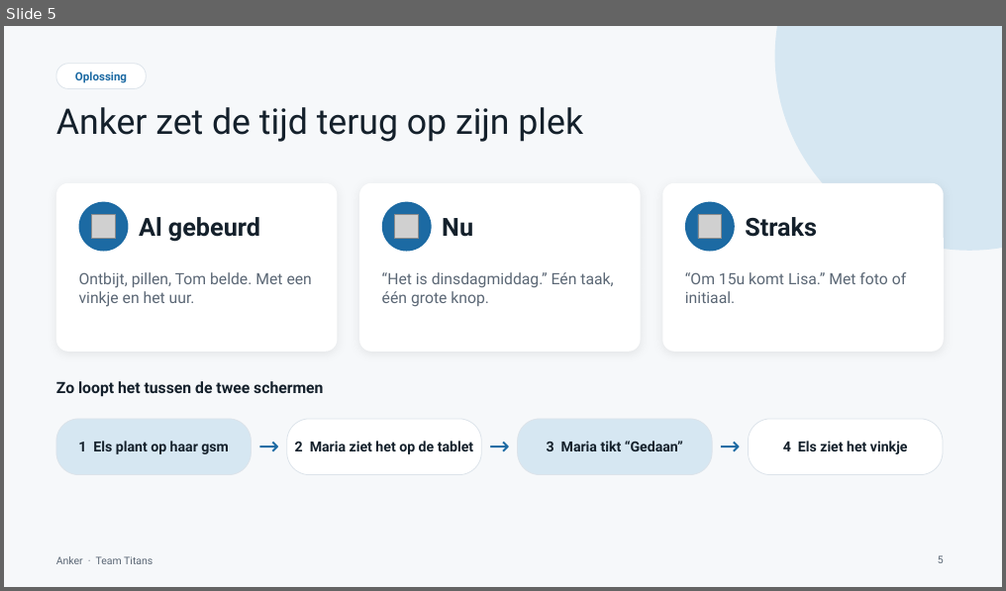
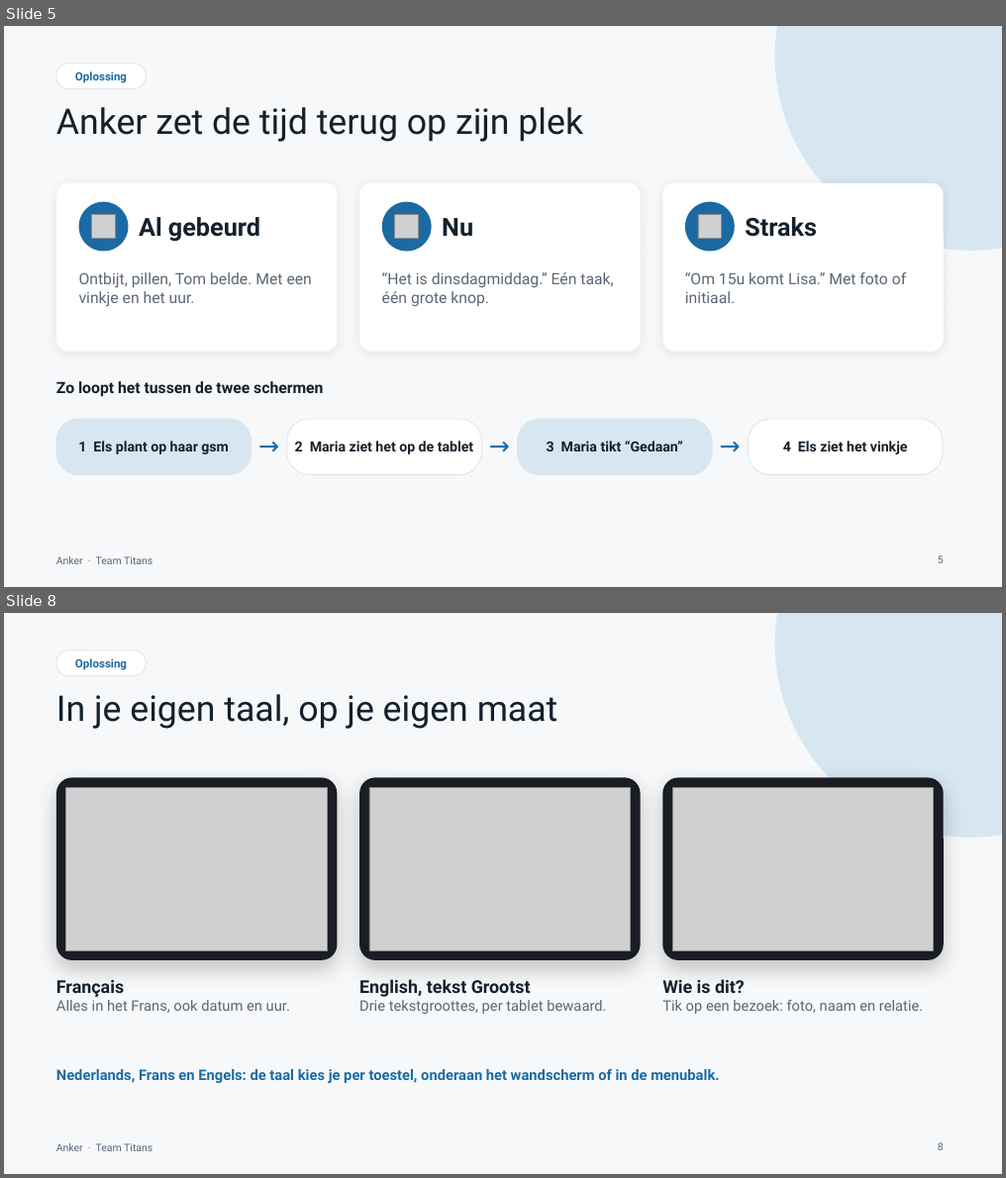
Before and after one commit to sergiuNE/Titans---Hack_The_Future, a slide deck: Documentation/Anker-pitch.pptx. Shown one above the other, each under a label of ours: slide 5 before the commit, slides 5 and 8 after it; the slides between them are not shown. The pictures are 1006x591 and 1006x1178 pixels, drawn with LibreOffice and Linux fonts; fonts in the diff are those of the drawing; grey boxes stand for pictures. Boxes give left, top, right and bottom in pixels: in the first picture for what was removed or moved away, otherwise in the second. Text is boxed around its words. In the diff, an @@ line names an element or a change of style, - is before the commit and + after.

Commit message:
Update the pitch deck to the current app
Next.js and Supabase stack, NL/FR/EN, text size, Wie is dit?, weather tip, caregiver overview and pairing code. New screenshots and a language slide; scope marks languages, sync and login as built.

```diff
--- a/Documentation/Anker-pitch.pptx
+++ b/Documentation/Anker-pitch.pptx
@@ slide 8 added at [4, 613, 1002, 1174], background #F6F8FA; not listed: 1 template element that a slide beside it also shows @@
@@ ellipse added at [775, 613, 1002, 838], fill #D6E7F2 @@
@@ rounded rectangle added at [56, 651, 147, 676], fill #FFFFFF, outline #DCE3EA 0.75 pt, 11 pt, text #1C6AA3, bold @@
+Oplossing
@@ title added at [56, 694, 558, 729], 34 pt, text #14202B @@
+In je eigen taal, op je eigen maat
@@ rounded rectangle added at [56, 777, 338, 960], fill #1A1D23 @@
@@ picture added at [66, 787, 328, 951] @@
@@ rounded rectangle added at [359, 777, 641, 960], fill #1A1D23 @@
@@ picture added at [369, 787, 631, 951] @@
@@ rounded rectangle added at [662, 777, 944, 960], fill #1A1D23 @@
@@ picture added at [672, 787, 934, 951] @@
@@ text added at [56, 980, 290, 1013], 14 pt, text #5B6775 @@
+Français
+Alles in het Frans, ook datum en uur.
@@ text added at [359, 979, 606, 1014], 14 pt, text #5B6775 @@
+English, tekst Grootst
+Drie tekstgroottes, per tablet bewaard.
@@ text added at [662, 979, 923, 1014], 14 pt, text #5B6775 @@
+Wie is dit?
+Tik op een bezoek: foto, naam en relatie.
@@ text added at [56, 1069, 719, 1083], 14 pt, text #1C6AA3, bold @@
+Nederlands, Frans en Engels: de taal kies je per toestel, onderaan het wandscherm of in de menubalk.
@@ page number added at [938, 1143, 944, 1151], 10 pt, text #5B6775 @@
+8
```
Also in this commit, not shown: 6 slides changed.
